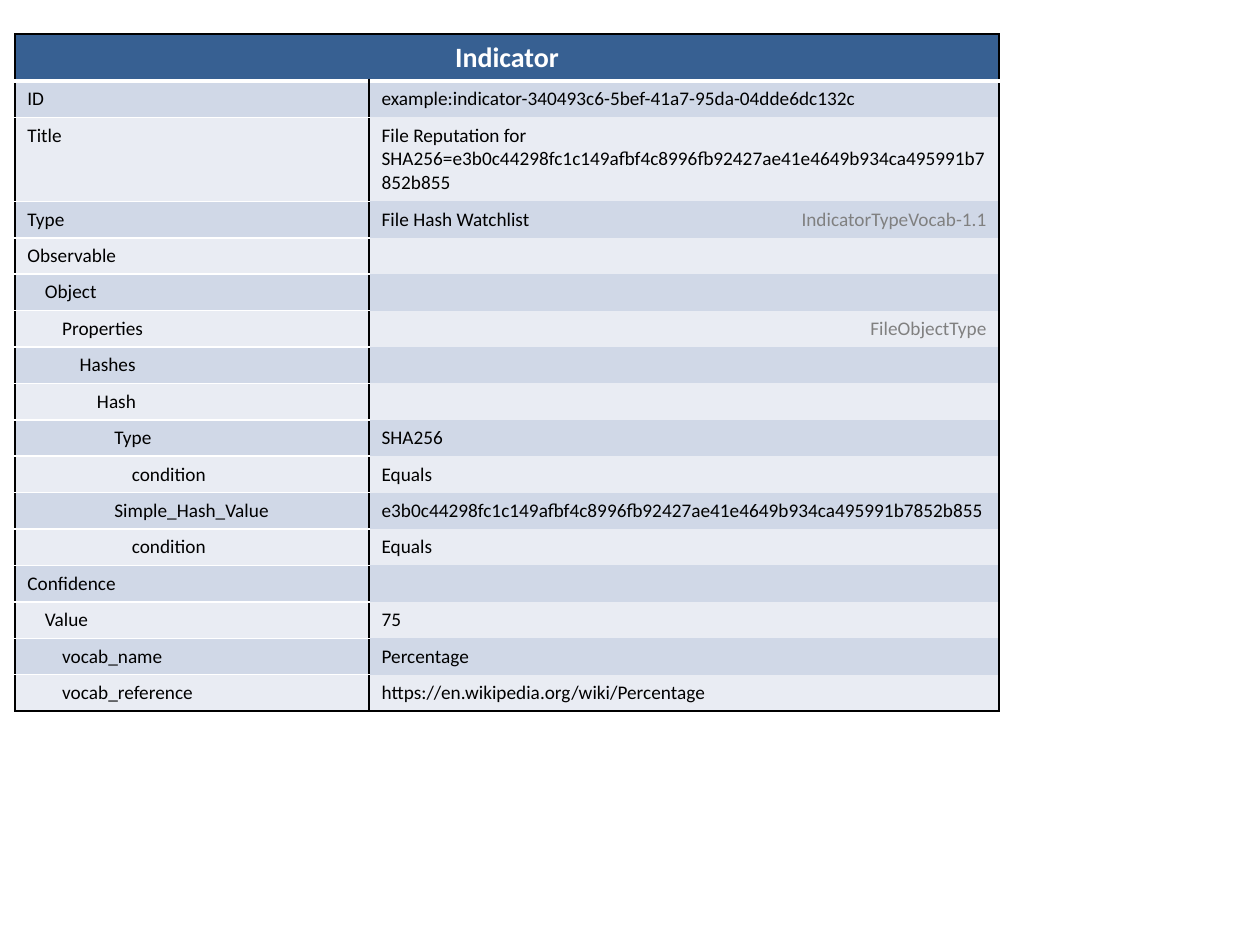
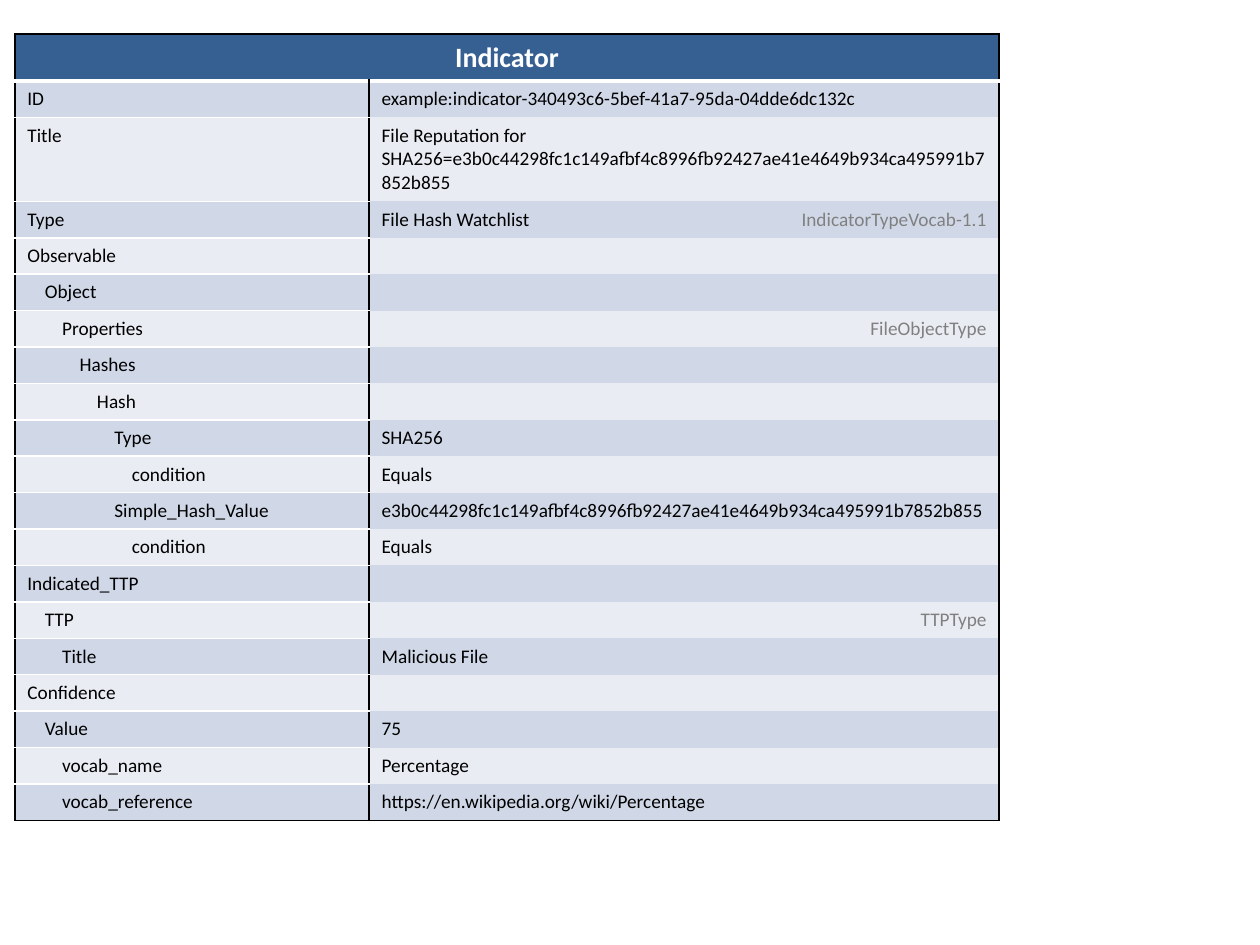
Before and after one commit to STIXProject/stixproject.github.io, a slide deck: slide 1 of documentation/idioms/file-hash-reputation/diagram.pptx. Drawn at 1260x945 pixels with LibreOffice and Linux fonts; fonts in the diff are those of the drawing. Boxes give left, top, right and bottom in pixels: in the first picture for what was removed or moved away, otherwise in the second. Text is boxed around its words. In the diff, an @@ line names an element or a change of style, - is before the commit and + after.

Commit message:
added indicated ttp

```diff
--- a/documentation/idioms/file-hash-reputation/diagram.pptx
+++ b/documentation/idioms/file-hash-reputation/diagram.pptx
@@ table at bbox=[15, 34, 999, 816] @@
+row 14: Indicated_TTP |  | 
+row 15: TTP |  | TTPType
+row 16: Title | Malicious File | 
```
Also in this commit, not shown: 5 other files.
